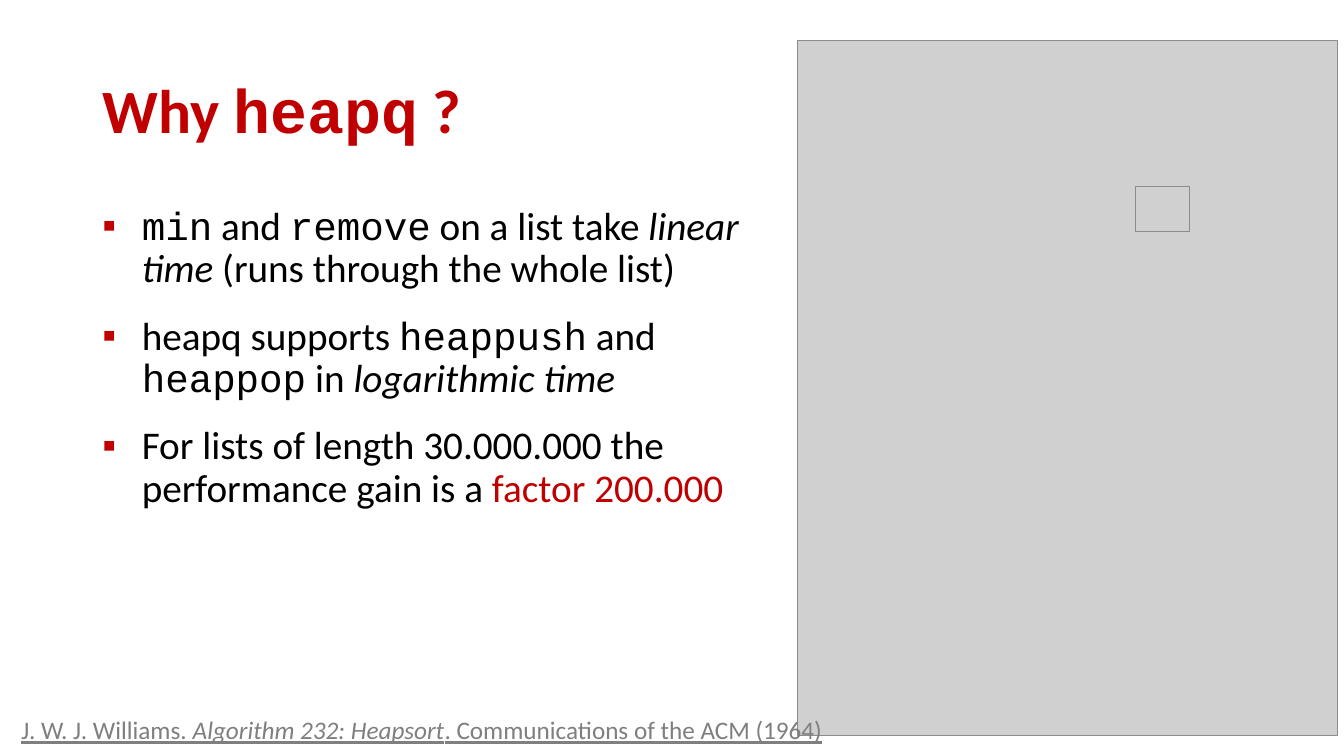
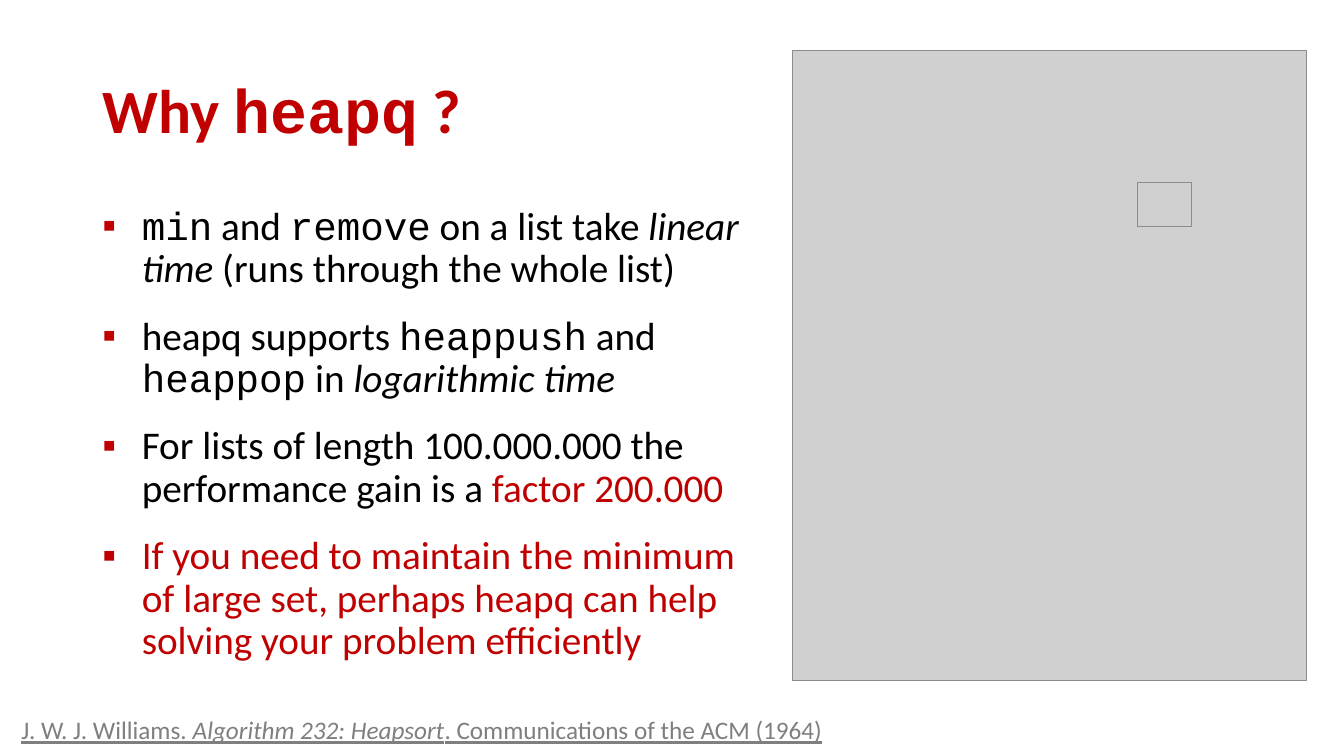
Before and after one commit to gsbrodal/gsbrodal.github.io, a slide deck: slide 20 of ipsa/slides/modules.pptx. Drawn at 1344x756 pixels with LibreOffice and Linux fonts; fonts in the diff are those of the drawing; grey boxes stand for pictures. Boxes give left, top, right and bottom in pixels: in the first picture for what was removed or moved away, otherwise in the second. Text is boxed around its words. In the diff, an @@ line names an element or a change of style, - is before the commit and + after.

```diff
--- a/ipsa/slides/modules.pptx
+++ b/ipsa/slides/modules.pptx
@@ picture: place and size @@
-picture at [798, 40, 1337, 736]
+picture at [792, 51, 1307, 682]
@@ picture: place and size @@
-picture at [1135, 187, 1189, 231]
+picture at [1138, 182, 1192, 227]
@@ text at [142, 431, 735, 661]: text changed; text colour #000000 to #C00000 @@
-▪ For lists of length 30.000.000 the performance gain is a factor 200.000
+▪ For lists of length 100.000.000 the performance gain is a factor 200.000
+▪ If you need to maintain the minimum of large set, perhaps heapq can help solving your problem efficiently
```
Also in this commit, not shown: 10 other slides changed, 4 other files.
